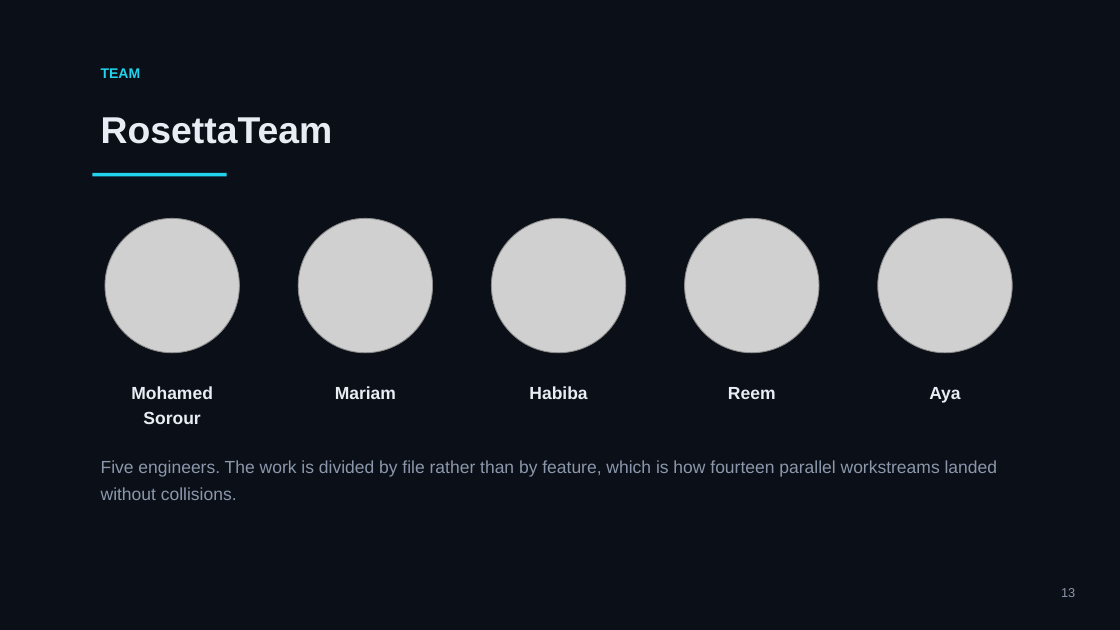
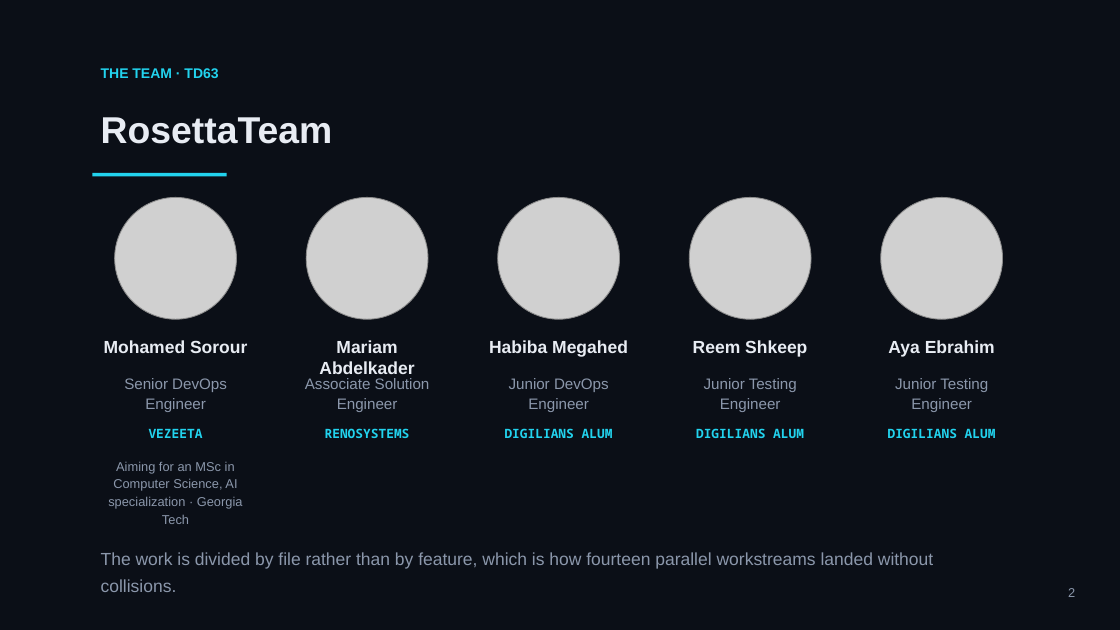
Before and after one commit to mohamedsorour1998/technical-presentations, a slide deck: slide 2 of talks/devops-hackathon-final/pitch/TheAgentOrg-Final.pptx (slide 13 before the commit). Drawn at 1120x630 pixels with LibreOffice and Linux fonts; fonts in the diff are those of the drawing; grey boxes stand for pictures. Boxes give left, top, right and bottom in pixels: in the first picture for what was removed or moved away, otherwise in the second. Text is boxed around its words. In the diff, an @@ line names an element or a change of style, - is before the commit and + after.

```diff
--- a/talks/devops-hackathon-final/pitch/TheAgentOrg-Final.pptx
+++ b/talks/devops-hackathon-final/pitch/TheAgentOrg-Final.pptx
@@ text at [101,68,218,78]: text changed @@
-TEAM
+THE TEAM · TD63
@@ picture: place and size @@
-picture at [105,218,239,353]
+picture at [114,197,236,319]
@@ picture: place and size @@
-picture at [298,218,433,353]
+picture at [307,197,429,319]
@@ picture: place and size @@
-picture at [492,218,626,353]
+picture at [497,197,619,319]
@@ picture: place and size @@
-picture at [685,218,819,353]
+picture at [690,197,812,319]
@@ picture: place and size @@
-picture at [878,218,1012,353]
+picture at [881,197,1002,319]
@@ text "Mohamed Sorour": place and size @@
-text "Mohamed Sorour" at [131,386,213,424]
+text "Mohamed Sorour" at [104,340,247,353]
@@ text "Mohamed Sorour" at [104,340,247,353]: line spacing 1.2 to 1 @@
@@ text at [319,340,414,379]: text changed @@
-Mariam
+Mariam Abdelkader
@@ text at [489,340,628,357]: text changed @@
-Habiba
+Habiba Megahed
@@ text at [693,340,807,357]: text changed @@
-Reem
+Reem Shkeep
@@ text at [888,340,995,357]: text changed @@
-Aya
+Aya Ebrahim
@@ text added at [124,378,227,412], 13 pt, text #8B97AB @@
+Senior DevOps Engineer
@@ text added at [305,378,430,412], 13 pt, text #8B97AB @@
+Associate Solution Engineer
@@ text added at [509,378,609,412], 13 pt, text #8B97AB @@
+Junior DevOps Engineer
@@ text added at [704,378,797,412], 13 pt, text #8B97AB @@
+Junior Testing Engineer
@@ text added at [895,378,988,412], 13 pt, text #8B97AB @@
+Junior Testing Engineer
@@ text added at [149,428,203,438], 11 pt, text #22D3EE, bold @@
+VEZEETA
@@ text added at [325,428,410,438], 11 pt, text #22D3EE, bold @@
+RENOSYSTEMS
@@ text added at [505,428,613,438], 11 pt, text #22D3EE, bold @@
+DIGILIANS ALUM
@@ text added at [696,428,804,438], 11 pt, text #22D3EE, bold @@
+DIGILIANS ALUM
@@ text added at [888,428,996,438], 11 pt, text #22D3EE, bold @@
+DIGILIANS ALUM
@@ text added at [108,462,243,524], 11 pt, text #8B97AB @@
+Aiming for an MSc in Computer Science, AI specialization · Georgia Tech
@@ text at [101,552,933,592]: text changed @@
-Five engineers. The work is divided by file rather than by feature, which is how fourteen parallel workstreams landed without collisions.
+The work is divided by file rather than by feature, which is how fourteen parallel workstreams landed without collisions.
@@ text at [1068,588,1075,597]: text changed @@
-13
+2
```
Also in this commit, not shown: 13 other slides changed, 2 slides added, 1 slide removed, 1 other file.
